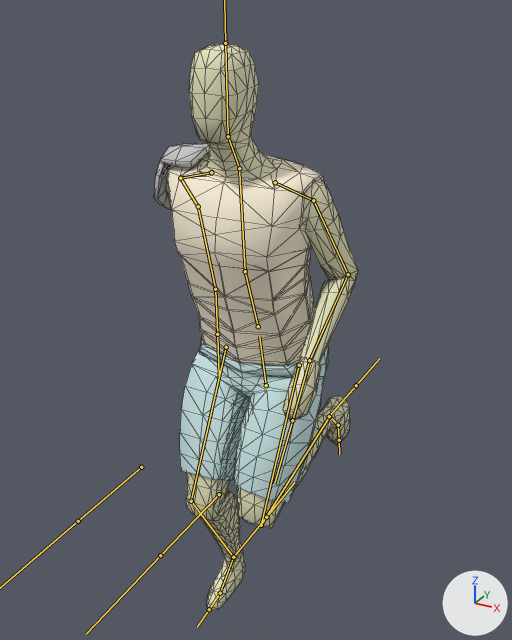
A saved change to the FBX model Awful Summer Jam 19/Assets/Models/Characters/Man.fbx.
Both versions are drawn from a camera (50 mm lens) standing at (0.797, -1.491, 1.658) and looking at (-0.043, 0.036, 0.895). Every picture has the same lights, and +X, +Y and +Z are marked at lower right. Both versions are drawn at frame 1 of the action 'Skeleton|RightArmStab'; the numbers are the values there. The bones that bend it are drawn over the model as lines. Mesh edges are drawn as thin lines.
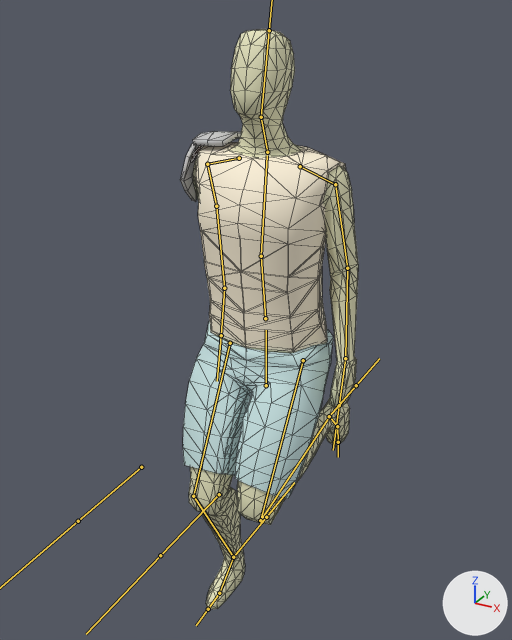
The change, as JSON lines over the scene's bpy script:
```json
{"block": "bone_hips", "where": "bone_hips = bpy.data.objects['Skeleton'].pose.bones['Hips']"}
{"op": "set", "path": "bone_hips.rotation_quaternion", "old": "(0.994, 0.105, 0.0, 0.0)", "new": "(1.0, 0.0, 0.0, 0.0)", "note": "degrees (12, 0, 0) -> degrees (0, 0, 0)"}
{"block": "bone_uparm_l", "where": "bone_uparm_l = bpy.data.objects['Skeleton'].pose.bones['UpArm.L']  # child of 'Shoulder.L'"}
{"op": "set", "path": "bone_uparm_l.rotation_quaternion", "old": "(0.984, -0.019, 0.072, -0.163)", "new": "(0.973, 0.0, 0.032, -0.229)", "note": "degrees (-3, 8, -19) -> degrees (-1, 4, -26)"}
{"block": "bone_lowarm_l", "where": "bone_lowarm_l = bpy.data.objects['Skeleton'].pose.bones['LowArm.L']  # child of 'UpArm.L'"}
{"op": "set", "path": "bone_lowarm_l.rotation_quaternion", "old": "(0.879, 0.471, -0.028, -0.065)", "new": "(1.0, 0.0, 0.0, 0.0)", "note": "degrees (56, 1, -8) -> degrees (0, 0, 0)"}
{"block": "bone_hand_l", "where": "bone_hand_l = bpy.data.objects['Skeleton'].pose.bones['Hand.L']  # child of 'LowArm.L'"}
{"op": "set", "path": "bone_hand_l.rotation_quaternion", "old": "(0.991, 0.033, -0.022, 0.132)", "new": "(1.0, 0.0, 0.0, 0.0)", "note": "degrees (3, -3, 15) -> degrees (0, 0, 0)"}
{"block": "bone_upleg_l", "where": "bone_upleg_l = bpy.data.objects['Skeleton'].pose.bones['UpLeg.L']  # child of 'Hips'"}
{"op": "set", "path": "bone_upleg_l.rotation_quaternion", "old": "(0.955, 0.295, -0.006, -0.033)", "new": "(0.973, 0.227, -0.006, -0.033)", "note": "degrees (34, 0, -4) -> degrees (26, 0, -4)"}
{"block": "bone_lowleg_l", "where": "bone_lowleg_l = bpy.data.objects['Skeleton'].pose.bones['LowLeg.L']  # child of 'UpLeg.L'"}
{"op": "set", "path": "bone_lowleg_l.rotation_quaternion", "old": "(0.509, -0.86, 0.0, -0.038)", "new": "(-0.497, 0.867, 0.0, 0.038)", "note": "degrees (-119, -4, -2) -> degrees (-120, -4, -2)"}
{"block": "bone_upleg_r", "where": "bone_upleg_r = bpy.data.objects['Skeleton'].pose.bones['UpLeg.R']  # child of 'Hips'"}
{"op": "set", "path": "bone_upleg_r.rotation_quaternion", "old": "(0.949, 0.313, 0.003, 0.027)", "new": "(0.975, 0.223, 0.002, 0.028)", "note": "degrees (37, -1, 3) -> degrees (26, -1, 3)"}
```

Location of each change, (x1, y1, x2, y2) in pixels of the pictures (512 x 640 px):
```json
{"object": "Cube", "change": "posed", "before": [166, 43, 358, 611], "after": [189, 29, 358, 610], "on screen": "12% narrower"}
{"object": "Cube.009", "change": "posed", "before": [167, 154, 324, 365], "after": [196, 142, 345, 352]}
{"object": "Cube.010", "change": "posed", "before": [180, 339, 328, 502], "after": [183, 321, 333, 498]}
{"object": "Cube.013", "change": "posed", "before": [154, 143, 209, 210], "after": [180, 131, 241, 202], "on screen": "11% wider"}
{"bone": "Hips", "before": "(266, 385) to (259, 336)", "after": "(266, 385) to (266, 330)"}
{"bone": "UpArm.L", "before": "(313, 200) to (348, 274)", "after": "(335, 184) to (347, 268)"}
{"bone": "LowArm.L", "before": "(348, 274) to (309, 360)", "after": "(347, 268) to (345, 358)"}
{"bone": "Hand.L", "before": "(309, 360) to (292, 420)", "after": "(345, 358) to (339, 405)"}
{"bone": "UpLeg.L", "before": "(299, 365) to (261, 525)", "after": "(303, 360) to (260, 520)"}
{"bone": "LowLeg.L", "before": "(261, 525) to (329, 416)", "after": "(260, 520) to (329, 416)"}
{"bone": "UpLeg.R", "before": "(226, 347) to (191, 501)", "after": "(230, 343) to (193, 496)"}
```
